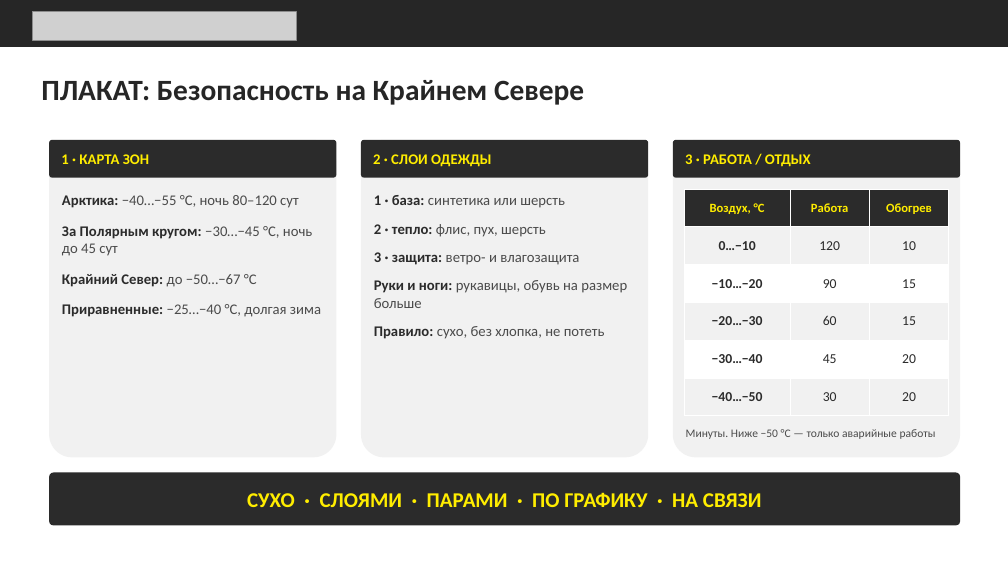
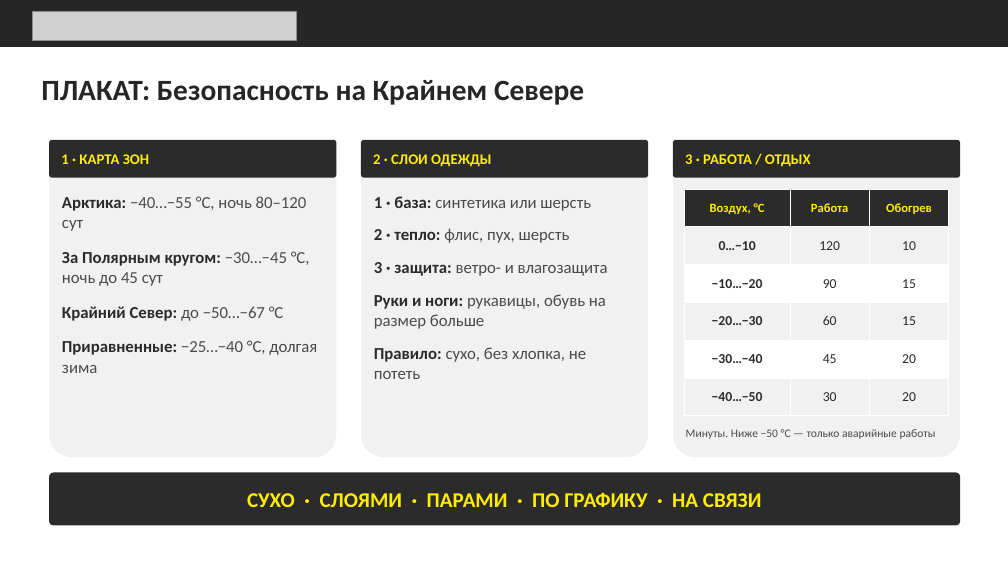
Before and after one commit to Goga288/the-rig, a slide deck: slide 10 of out/Безопасность_на_Крайнем_Севере.pptx. Drawn at 1008x567 pixels with LibreOffice and Linux fonts; fonts in the diff are those of the drawing; grey boxes stand for pictures. Boxes give left, top, right and bottom in pixels: in the first picture for what was removed or moved away, otherwise in the second. Text is boxed around its words. In the diff, an @@ line names an element or a change of style, - is before the commit and + after.

```diff
--- a/out/Безопасность_на_Крайнем_Севере.pptx
+++ b/out/Безопасность_на_Крайнем_Севере.pptx
@@ text "Арктика: −40…−55 °C, ночь 80–120 ..." at [62, 196, 317, 373]: size 14 to 16 pt; more space between paragraphs @@
@@ text "1 · база: синтетика или ..." at [374, 196, 608, 379]: size 14 to 16 pt; more space between paragraphs @@
```
Also in this commit, not shown: 3 other slides changed.
